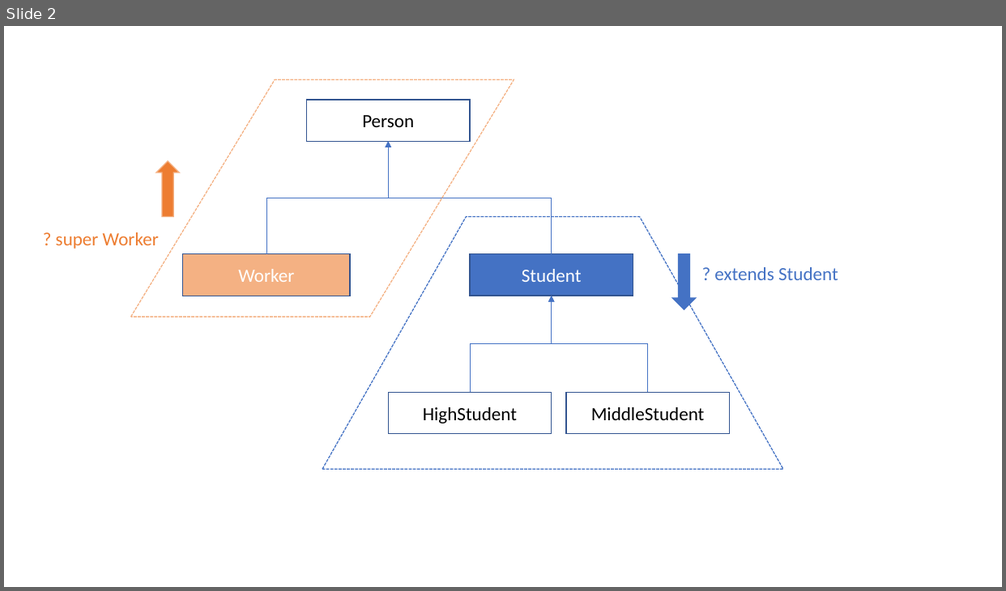
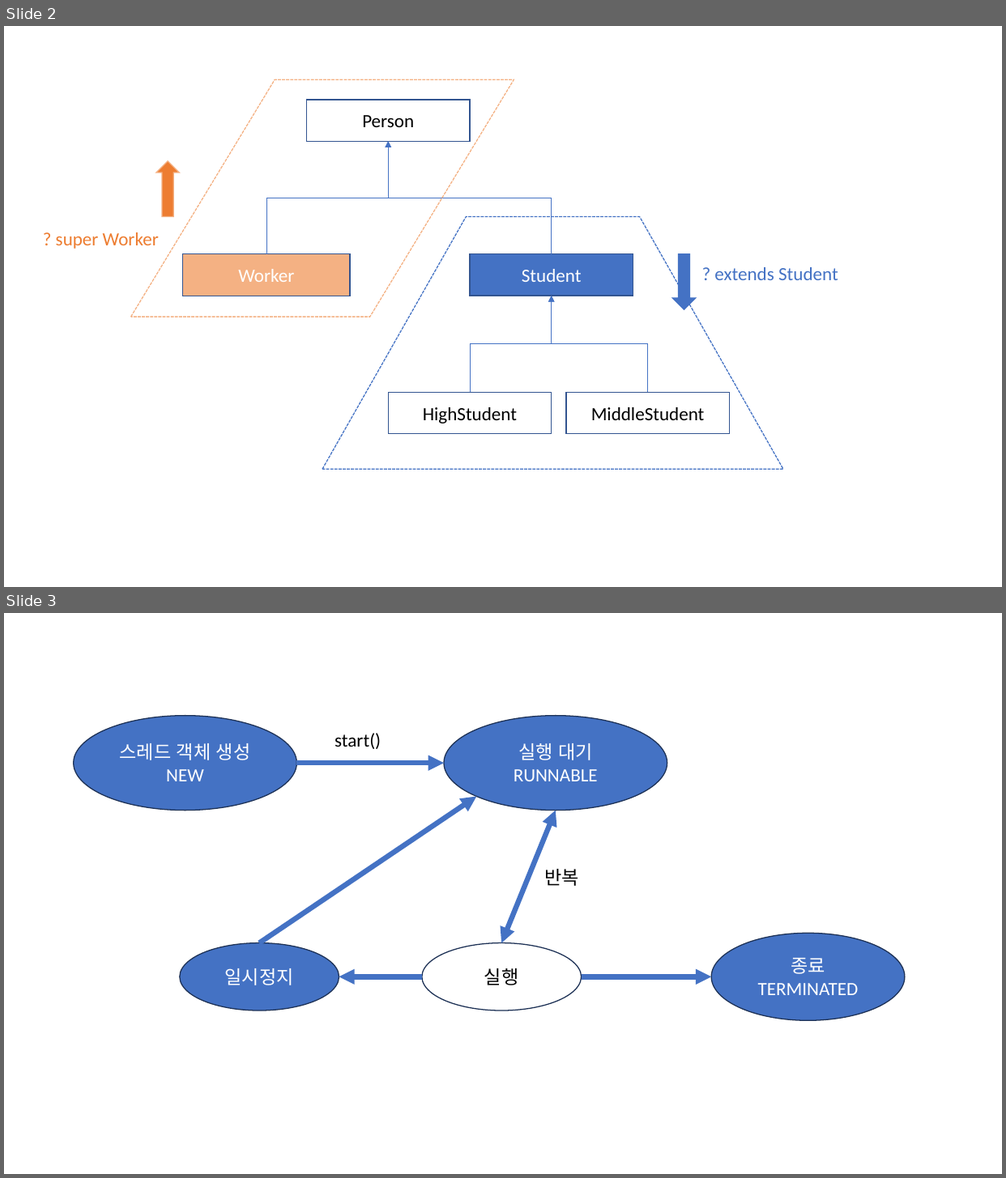
Before and after one commit to say-cheeeeze/thisisjava1, a slide deck: doc/slides.pptx. Shown one above the other, each under a label of ours: slide 2 before the commit, slides 2 and 3 after it. The pictures are 1006x591 and 1006x1178 pixels, drawn with LibreOffice and Linux fonts; fonts in the diff are those of the drawing. Boxes give left, top, right and bottom in pixels: in the first picture for what was removed or moved away, otherwise in the second. Text is boxed around its words. In the diff, an @@ line names an element or a change of style, - is before the commit and + after.

```diff
--- a/doc/slides.pptx
+++ b/doc/slides.pptx
@@ slide 3 added at [4,613,1002,1174], background #FFFFFF @@
@@ ellipse added at [74,716,296,811], fill #4472C4, outline #1E3256 1 pt, 18 pt, text #FFFFFF @@
+스레드 객체 생성
+NEW
@@ text added at [334,733,381,749], 18 pt, text #000000 @@
+start()
@@ ellipse added at [444,716,667,811], fill #4472C4, outline #1E3256 1 pt, 18 pt, text #FFFFFF @@
+실행 대기
+RUNNABLE
@@ arrow added from (296, 763) to (444, 763), #4472C4 5 pt @@
@@ arrow added from (259, 943) to (476, 796), #4472C4 5 pt @@
@@ double arrow added from (556, 811) to (502, 943), #4472C4 5 pt @@
@@ text added at [544,869,579,886], 18 pt, text #000000 @@
+반복
@@ ellipse added at [180,943,339,1011], fill #4472C4, outline #1E3256 1 pt, 18 pt, text #FFFFFF @@
+일시정지
@@ ellipse added at [422,943,582,1011], outline #1E3256 1 pt, 18 pt, text #000000 @@
+실행
@@ ellipse added at [711,934,905,1021], fill #4472C4, outline #1E3256 1 pt, 18 pt, text #FFFFFF @@
+종료
+TERMINATED
@@ arrow added from (422, 977) to (339, 977), #4472C4 5 pt @@
@@ arrow added from (582, 977) to (711, 977), #4472C4 5 pt @@
```
Also in this commit, not shown: 1 other slide added, 14 other files.
